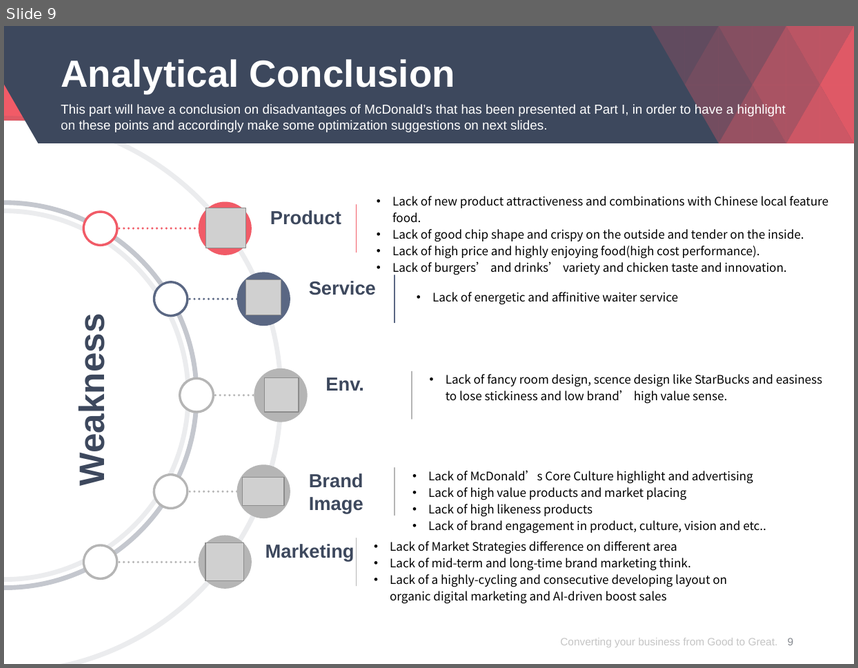
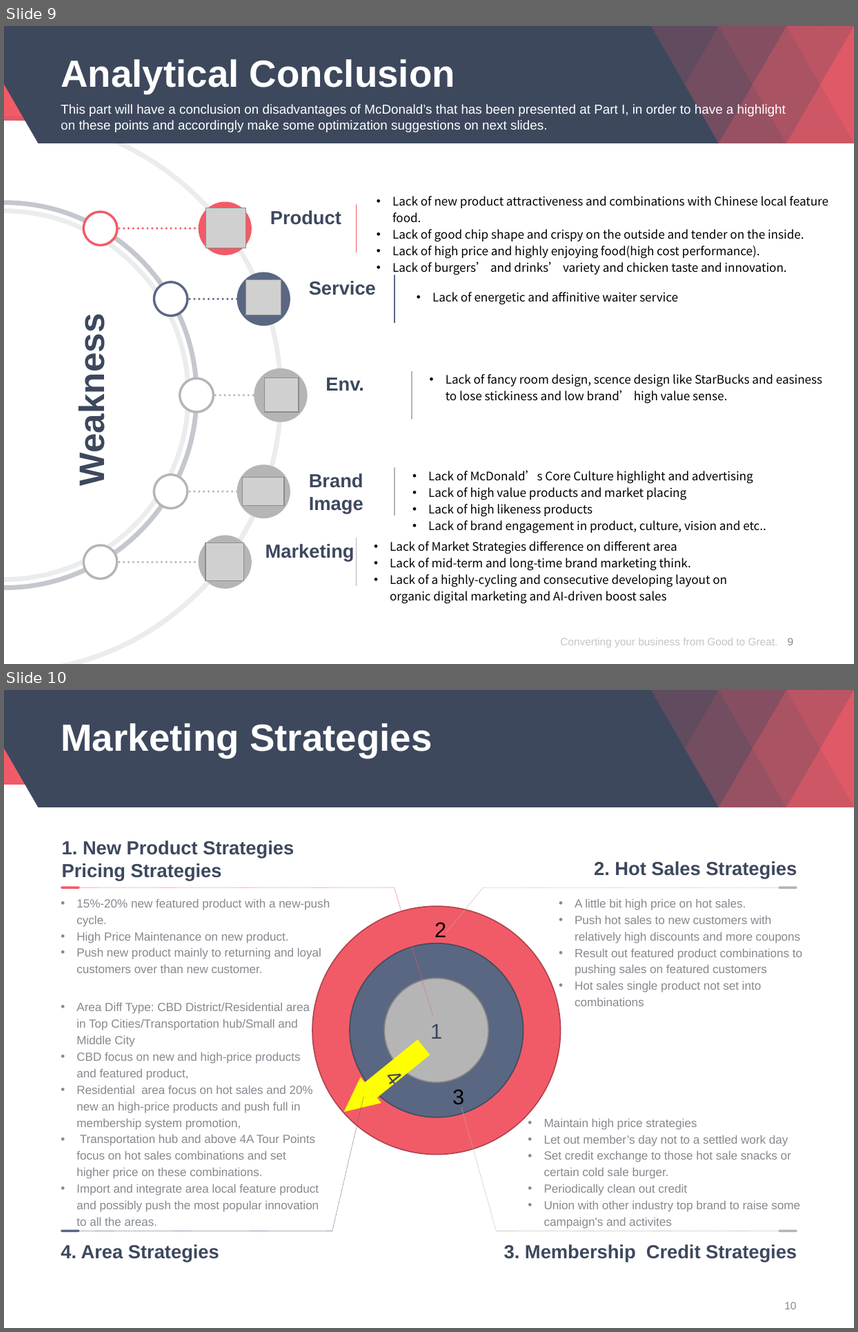
Before and after one commit to davidjacksonluther/impacttest, a slide deck: View/Company/McDonalds/Competitor Analysis and Solutions.pptx. Shown one above the other, each under a label of ours: slide 9 before the commit, slides 9 and 10 after it. The pictures are 858x668 and 858x1332 pixels, drawn with LibreOffice and Linux fonts; fonts in the diff are those of the drawing; grey boxes stand for pictures. Boxes give left, top, right and bottom in pixels: in the first picture for what was removed or moved away, otherwise in the second. Text is boxed around its words. In the diff, an @@ line names an element or a change of style, - is before the commit and + after.

```diff
--- a/View/Company/McDonalds/Competitor Analysis and Solutions.pptx
+++ b/View/Company/McDonalds/Competitor Analysis and Solutions.pptx
@@ slide 10 added at (4, 690, 854, 1328), background #FFFFFF; not listed: 22 template elements that a slide beside it also shows @@
@@ title added at (61, 723, 432, 758), 32 pt, text #FFFFFF, bold @@
+Marketing Strategies
@@ text added at (594, 861, 797, 879), 16 pt, text #3D485D, bold @@
+2. Hot Sales Strategies
@@ group added at (62, 840, 433, 1016): 2 texts, 1 freeform shape, 1 line @@
+• 15%-20% new featured product with a new-push cycle.
+• High Price Maintenance on new product.
+• Push new product mainly to returning and loyal customers over than new customer.
+1. New Product Strategies
+Pricing Strategies
@@ freeform shape added at (447, 887, 784, 931), outline #B5B5B5 0.25 pt dashed @@
@@ line added from (780, 887) to (796, 887), #B5B5B5 2 pt @@
@@ text added at (575, 898, 802, 1006), 10 pt, text #85898F @@
+• A little bit high price on hot sales.
+• Push hot sales to new customers with relatively high discounts and more coupons
+• Result out featured product combinations to pushing sales on featured customers
+• Hot sales single product not set into combinations
@@ group added at (312, 906, 561, 1154): 3 ellipses, 2 texts, 1 right arrow @@
+1
+3
+4
+2
@@ text added at (76, 1002, 319, 1225), 10 pt, text #85898F @@
+• Area Diff Type: CBD District/Residential area in Top Cities/Transportation hub/Small and Middle City
+• CBD focus on new and high-price products and featured product,
+• Residential area focus on hot sales and 20% new an high-price products and push full in membership system promotion,
+• Transportation hub and above 4A Tour Points focus on hot sales combinations and set higher price on these combinations.
+• Import and integrate area local feature product and possibly push the most popular innovation to all the areas.
@@ freeform shape added at (75, 1096, 363, 1231), outline #5A6783 0.25 pt dashed @@
@@ freeform shape added at (461, 1107, 783, 1231), outline #B5B5B5 0.25 pt dashed @@
@@ text added at (544, 1118, 800, 1228), 10 pt, text #85898F @@
+• Maintain high price strategies
+• Let out member’s day not to a settled work day
+• Set credit exchange to those hot sale snacks or certain cold sale burger.
+• Periodically clean out credit
+• Union with other industry top brand to raise some campaign's and activites
@@ text added at (61, 1244, 219, 1262), 16 pt, text #3D485D, bold @@
+4. Area Strategies
@@ line added from (79, 1231) to (62, 1231), #5A6783 2 pt @@
@@ text added at (504, 1244, 797, 1262), 16 pt, text #3D485D, bold @@
+3. Membership Credit Strategies
@@ line added from (780, 1231) to (796, 1231), #B5B5B5 2 pt @@
@@ page number added at (784, 1301, 796, 1309), 9 pt, text #85898F @@
+10
```
Also in this commit, not shown: 10 slides changed.
